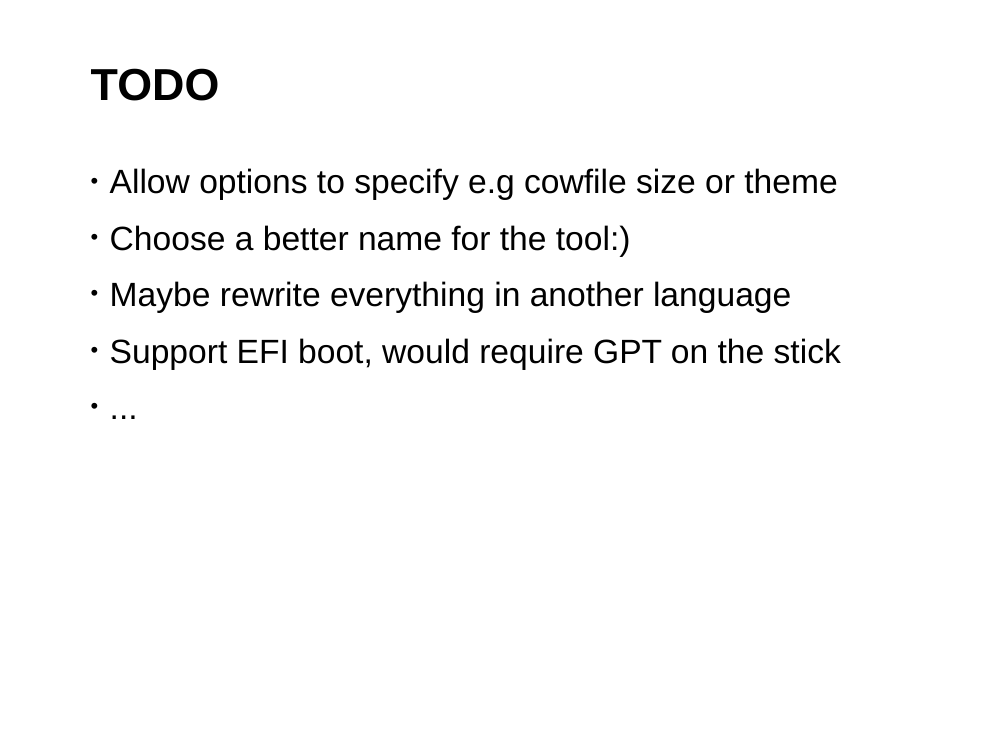
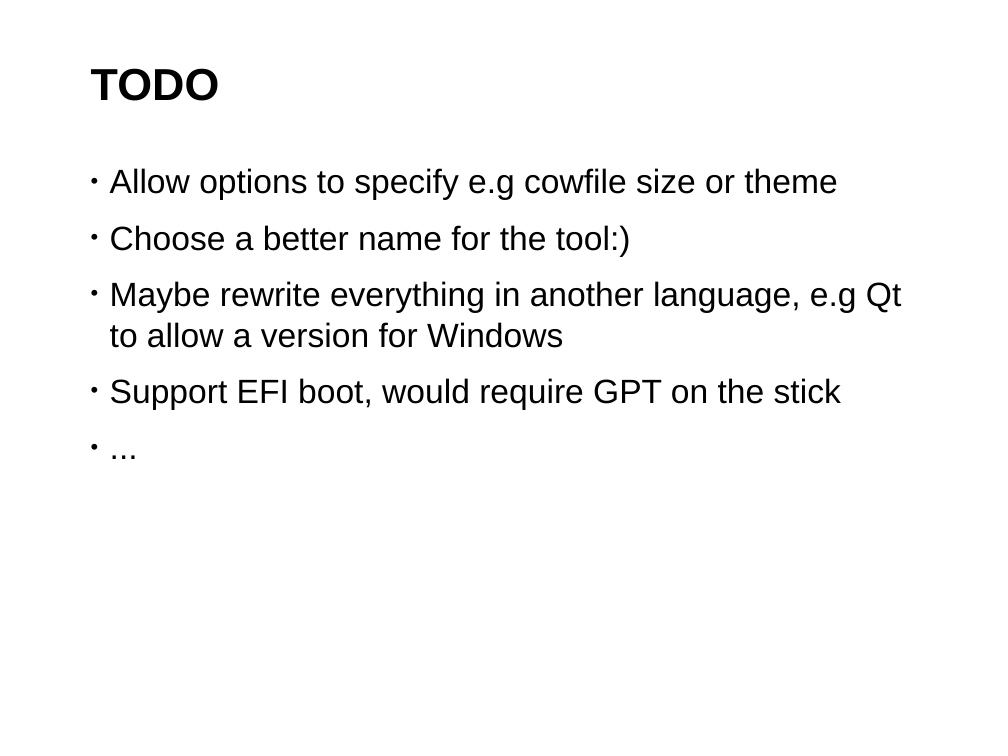
Before and after one commit to openSUSE/kiwi-deployment-tools, a slide deck: slide 12 of doc/nodd.odp. Drawn at 1008x756 pixels with LibreOffice and Linux fonts; fonts in the diff are those of the drawing; background and template pictures are left out. Boxes give left, top, right and bottom in pixels: in the first picture for what was removed or moved away, otherwise in the second. Text is boxed around its words. In the diff, an @@ line names an element or a change of style, - is before the commit and + after.

```diff
--- a/doc/nodd.odp
+++ b/doc/nodd.odp
@@ text at <box>110,281,901,348</box>: text changed @@
-• Maybe rewrite everything in another language
+• Maybe rewrite everything in another language, e.g Qt to allow a version for Windows
```
Also in this commit, not shown: 2 other slides changed, 1 other file.
